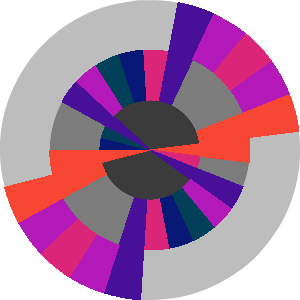
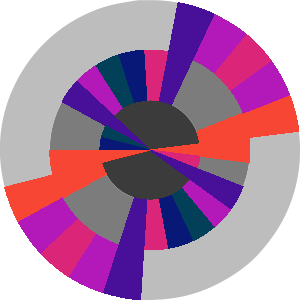
Comparing the layer stacks of the two 300px x 300px images. Changes:
added group "group-f" with 3 layers above "group-dot" over [left=99, top=50, right=193, bottom=249]
added group "group-dot" with 3 layers above "group-open" over [left=96, top=54, right=215, bottom=241]
added group "group-open" with 4 layers above "group-x" over [left=62, top=14, right=244, bottom=293]
moved "elem-8" into group "group-open" over [left=172, top=14, right=214, bottom=106]
moved "elem-15" into group "group-open" over [left=159, top=179, right=244, bottom=209]
moved "elem-20" into group "group-open" over [left=103, top=197, right=134, bottom=293]
moved "elem-3" into group "group-open" over [left=76, top=81, right=150, bottom=150]
added group "group-x" with 6 layers above "group-apply" over [left=18, top=14, right=290, bottom=293]
moved "elem-21" into group "group-x" over [left=69, top=234, right=120, bottom=293]
moved "elem-9" into group "group-x" over [left=192, top=14, right=246, bottom=73]
moved "elem-4" into group "group-x" over [left=76, top=81, right=114, bottom=117]
added group "group-apply" with 5 layers above "group-close" over [left=40, top=34, right=272, bottom=278]
moved "elem-10" into group "group-apply" over [left=213, top=34, right=246, bottom=73]
added group "group-close" with 4 layers above "group-ring" over [left=18, top=94, right=290, bottom=223]
moved "elem-24" into group "group-close" over [left=18, top=175, right=107, bottom=223]
moved "elem-12" into group "group-close" over [left=196, top=94, right=290, bottom=132]
added group "group-ring" with 3 layers above "background" over [left=18, top=14, right=290, bottom=293]
moved "ring-1" into group "group-ring" over [left=18, top=14, right=290, bottom=293]
moved "ring-2" into group "group-ring" over [left=49, top=50, right=250, bottom=250]
moved "ring-3" into group "group-ring" over [left=99, top=100, right=201, bottom=200]
…and 12 more changes (12 stack)
